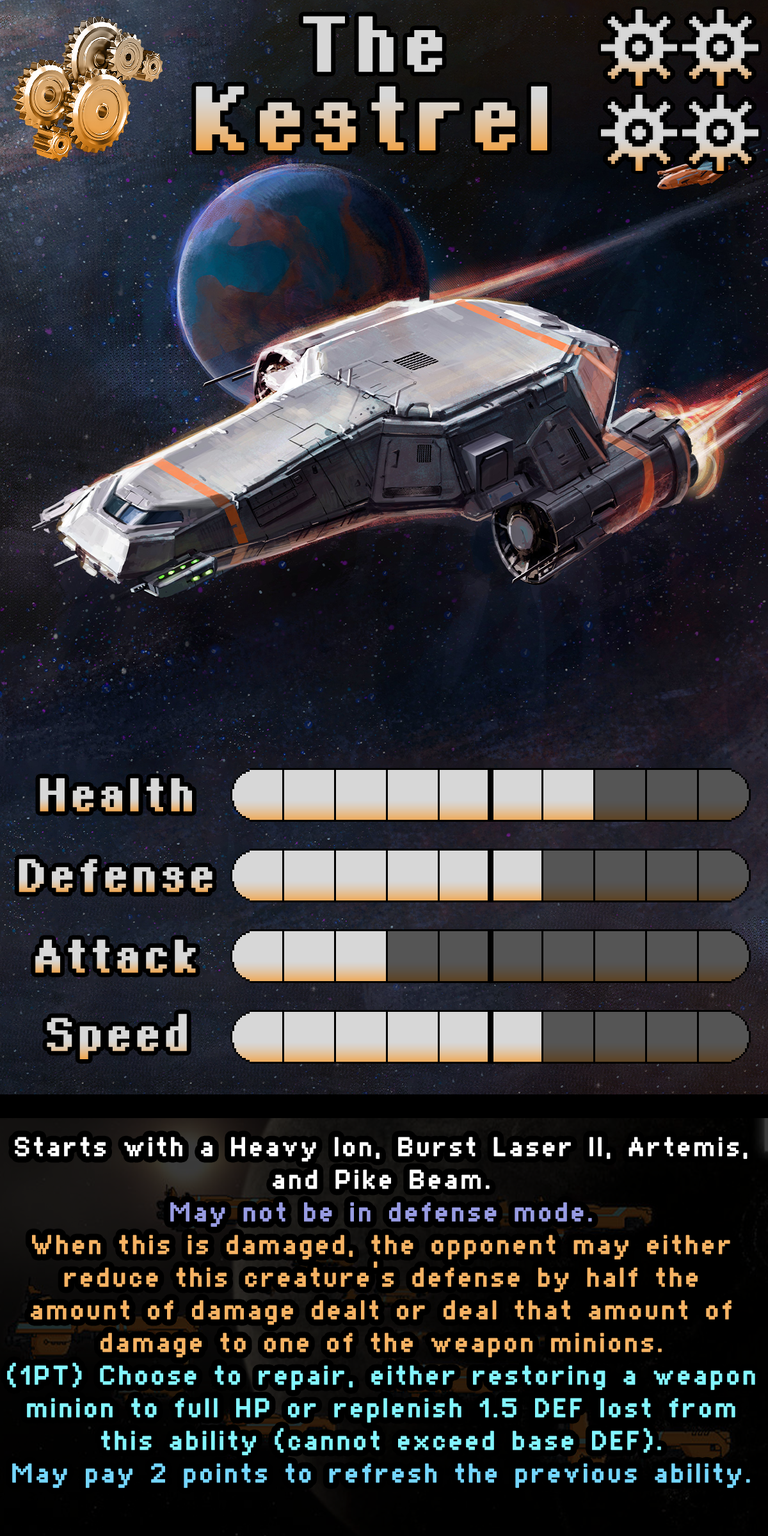
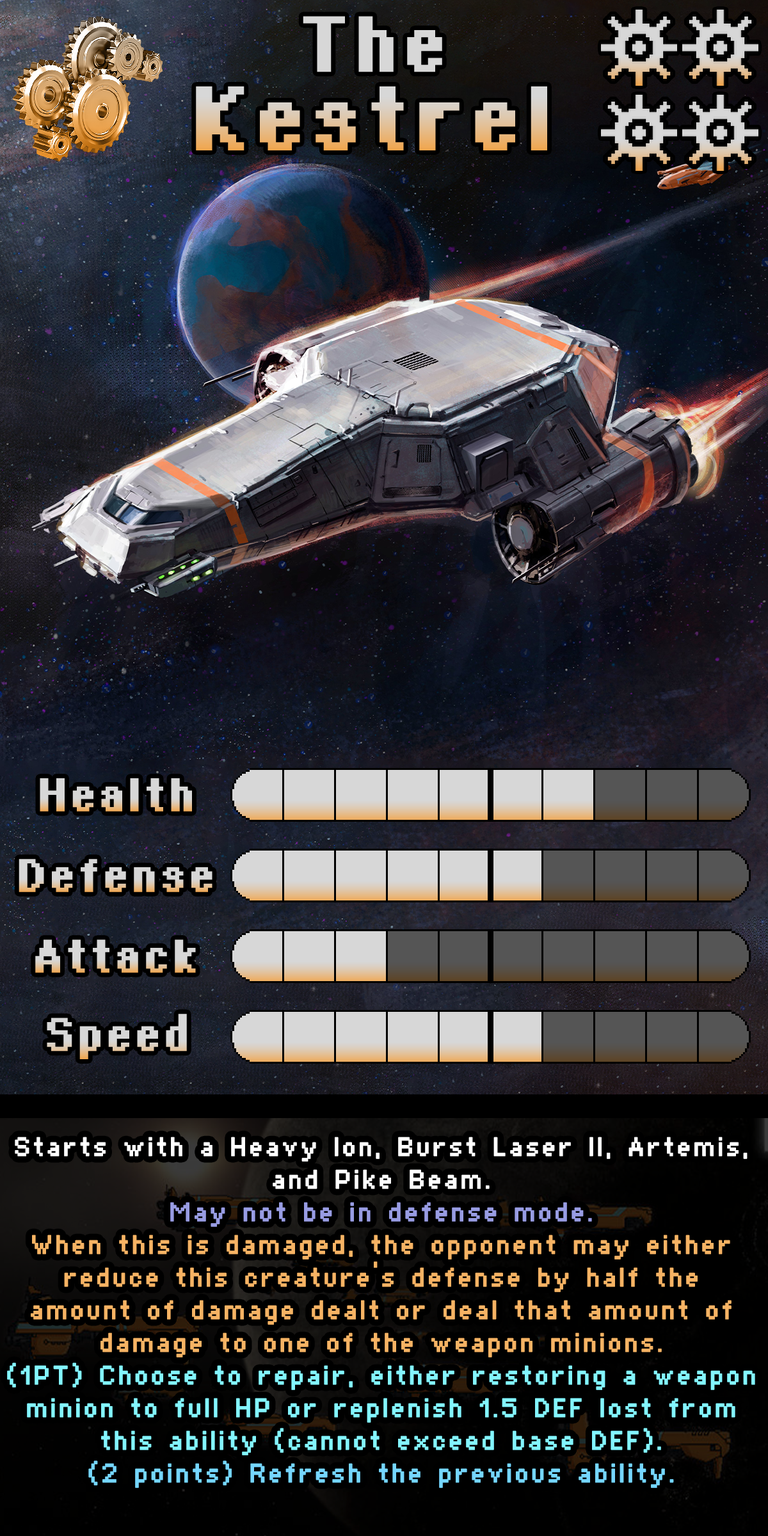
Revision of a layered 768px x 1536px image; what changed, layer by layer:
painted on "Ability" over (12, 1460, 751, 1488)
